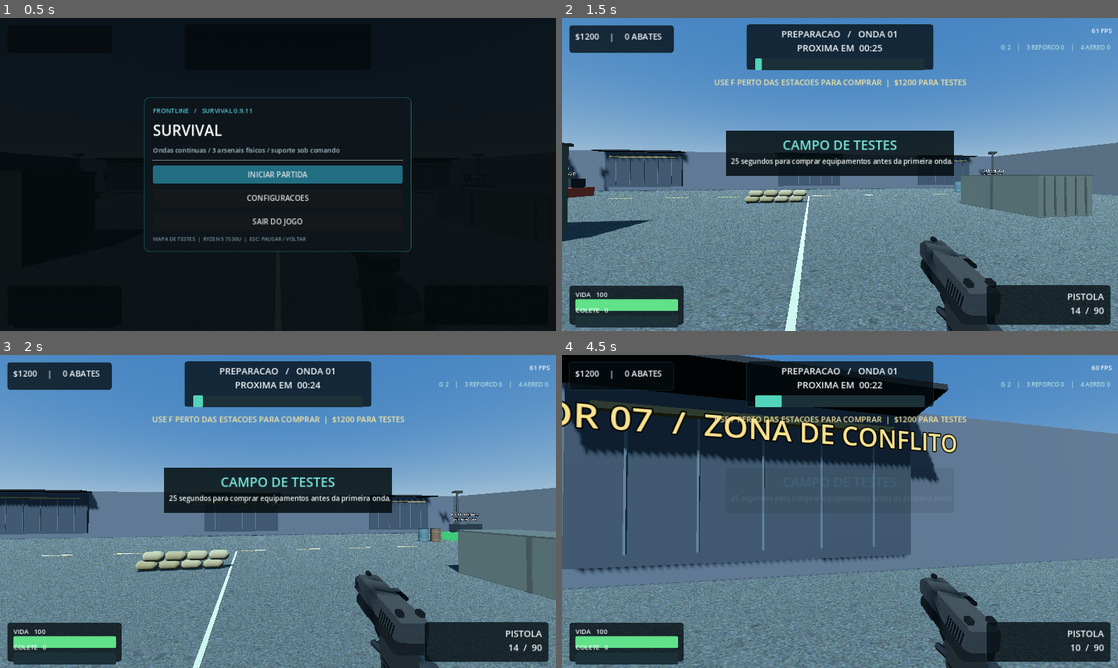
Above: before the commit, frames 1-4 (two rows, left to right).
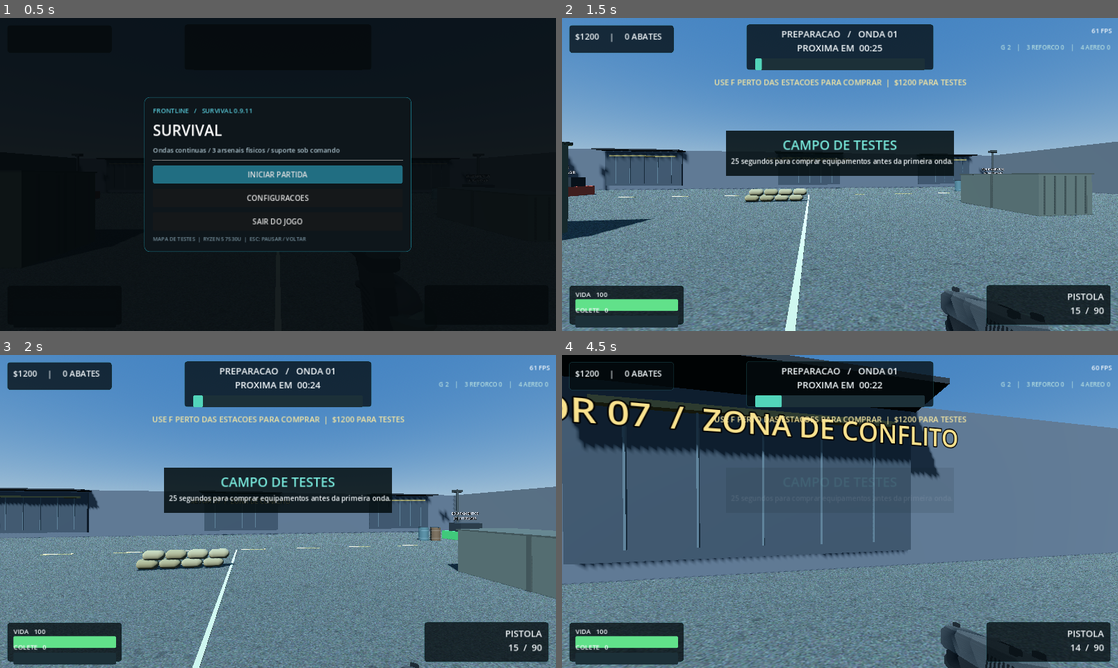
Above: after the commit, the same moments.

Repository: TPollTech/Frontline-Survival
Game: Godot game, scene res://scenes/main.tscn
The game is run twice, just before and just after one commit, with the same random seed, the same clock (stepped at 60 frames per second) and the same inputs.
Inputs (mouse positions are in pixels of both pictures, inside the frame that each line leads up to):
- Up to frame 1 (0.5 s): no input
- Up to frame 2 (1.5 s): click "INICIAR PARTIDA" at 0.5 s; tap Enter at 1.25 s; move the mouse to (867, 174) at 1.27 s; hold W from 1.28 s (still down); hold Shift from 1.28 s (still down); click (867, 174) at 1.42 s
- Up to frame 3 (2 s): keep holding W; keep holding Shift; tap Space at 1.52 s
- Up to frame 4 (4.5 s): keep holding W; move the mouse to (812, 511) at 2.02 s; release Shift at 2.03 s; tap Shift at 2.1, 3.8 s; click (812, 511) at 2.17 s; tap Space at 2.27, 3.77 s; move the mouse to (851, 505) at 2.77 s; hold Shift 2.78-3.53 s; tap Enter at 2.85 s; click (851, 505) at 2.92 s; move the mouse to (834, 517) at 3.52 s; tap Keypad Enter at 3.6 s; click (834, 517) at 3.67 s; move the mouse to (878, 514) at 4.27 s; hold Shift from 4.28 s (still down); tap F at 4.35 s; click (878, 514) at 4.42 s

Frame 1 is identical in both runs. In frame 2, 14% of the frame differs, in the area x 0-100%, y 39-100%; in frame 3, 14%; in frame 4, 18%, in the area x 0-100%, y 0-100%.

Commit message:
feat(fps): corrida tatica com arma abaixada e mao de apoio desacoplada

Diff:
--- a/scripts/player.gd
+++ b/scripts/player.gd
@@ -57,6 +57,9 @@
 var owned_weapons: Array[String] = ["pistol"]
 var weapon_upgrades: Dictionary = {}
 var shot_spread_kick: float = 0.0
+var sprint_blend: float = 0.0
+var left_hand_rig: Node3D
+var active_arm_parent: Node3D
 var invulnerability_timer: float = 0.0
 
 func _ready() -> void:
@@ -134,8 +137,9 @@
         if Input.is_key_pressed(KEY_D): movement.x += 1.0
     movement = movement.normalized()
     var crouching := (Input.is_key_pressed(KEY_C) or Input.is_key_pressed(KEY_CTRL)) and not controls_locked
-    aim = Input.is_mouse_button_pressed(MOUSE_BUTTON_RIGHT) and not controls_locked
-    var sprinting := Input.is_key_pressed(KEY_SHIFT) and movement.y < 0 and not aim and not crouching
+    var sprinting := Input.is_key_pressed(KEY_SHIFT) and movement.y < -0.05 and not crouching and not reloading and not controls_locked
+    sprint_blend = move_toward(sprint_blend, 1.0 if sprinting else 0.0, delta * (5.0 if sprinting else 7.5))
+    aim = Input.is_mouse_button_pressed(MOUSE_BUTTON_RIGHT) and not controls_locked and sprint_blend < 0.20
     var speed := 3.0 if crouching else (8.0 if sprinting else (4.1 if aim else 5.2))
     var world_move := global_transform.basis * Vector3(movement.x, 0, movement.y)
     velocity.x = move_toward(velocity.x, world_move.x * speed, delta * 24.0)
@@ -151,20 +155,21 @@
     var sight_height: float = float({"pistol": 0.121, "smg": 0.232, "rifle": 0.177, "shotgun": 0.140, "lmg": 0.232}.get(weapon_id, 0.20))
     var sight_y := -viewmodel_scale * sight_height
     var gun_target := Vector3(0.0, sight_y, -0.62) if aim else Vector3(0.34, -0.27, -0.63)
+    # A true tactical sprint: lower the rifle, pitch the muzzle down and
+    # let the support arm drop. Smooth transitions prevent camera popping.
+    var running_bob := sin(walk_clock) * 0.023 * sprint_blend
     gun_target.y += sin(walk_clock) * 0.007 * movement.length()
+    gun_target = gun_target.lerp(Vector3(0.49, -0.50 + running_bob, -0.45), sprint_blend)
     recoil = move_toward(recoil, 0.0, delta * 2.0)
     if reloading:
         gun_target.y -= 0.21
         gun_target.x += 0.08
-    elif sprinting:
-        gun_target.y -= 0.10
-        gun_target.x += 0.05
     gun_target.z += recoil
-    gun.position = gun.position.lerp(gun_target, minf(1.0, delta * 14.0))
-    # Oscilacao sutil da arma ao caminhar, correr e apontar.
+    gun.position = gun.position.lerp(gun_target, minf(1.0, delta * 13.0))
     var sway_strength := (0.006 if aim else 0.018) * movement.length()
-    gun.rotation.z = lerpf(gun.rotation.z, sin(walk_clock * 0.5) * sway_strength, minf(1.0, delta * 10.0))
-    gun.rotation.x = lerpf(gun.rotation.x, (0.12 if sprinting else 0.0) + cos(walk_clock) * sway_strength, minf(1.0, delta * 9.0))
+    gun.rotation.z = lerpf(gun.rotation.z, -0.28 * sprint_blend + sin(walk_clock * 0.5) * (sway_strength + sprint_blend * 0.022), minf(1.0, delta * 11.0))
+    gun.rotation.y = lerpf(gun.rotation.y, 0.14 * sprint_blend, minf(1.0, delta * 10.0))
+    gun.rotation.x = lerpf(gun.rotation.x, -0.48 * sprint_blend + cos(walk_clock) * (sway_strength + sprint_blend * 0.035), minf(1.0, delta * 10.0))
     _animate_viewmodel(delta, sprinting)
     # Automáticas continuam disparando enquanto o botão permanece pressionado.
     if not controls_locked and Input.get_mouse_mode() == Input.MOUSE_MODE_CAPTURED:
@@ -203,7 +208,7 @@
                 switch_weapon("pistol")
 
 func shoot() -> void:
-    if dead or controls_locked or reloading or fire_timer > 0.0:
+    if dead or controls_locked or reloading or sprint_blend > 0.22 or fire_timer > 0.0:
         return
     if magazines[weapon_id] <= 0:
         start_reload()
@@ -444,9 +449,15 @@
     var long_gun := weapon_id != "pistol"
     var grip_z: float = viewmodel_depth + viewmodel_scale * (0.035 if weapon_id == "pistol" else 0.16)
     var support_z: float = viewmodel_depth + viewmodel_scale * float({"smg": -0.39, "rifle": -0.48, "shotgun": -0.43, "lmg": -0.55}.get(weapon_id, -0.40))
+    active_arm_parent = hand_rig
     _add_first_person_arm(Vector3(0.30, -0.53, 0.52), Vector3(0.070, -0.18, grip_z), true)
+    left_hand_rig = Node3D.new()
+    left_hand_rig.name = "SupportArm"
+    hand_rig.add_child(left_hand_rig)
     if long_gun:
+        active_arm_parent = left_hand_rig
         _add_first_person_arm(Vector3(-0.36, -0.54, 0.37), Vector3(-0.075, -0.13, support_z), false)
+    active_arm_parent = hand_rig
     var muzzle_z: float = viewmodel_depth + viewmodel_scale * float({"pistol": -0.29, "smg": -0.69, "rifle": -0.95, "shotgun": -1.04, "lmg": -1.13}.get(weapon_id, -0.69))
     var muzzle_height := float({"pistol": 0.061, "rifle": 0.039, "shotgun": 0.065}.get(weapon_id, 0.018))
     muzzle_flash.position = Vector3(0, viewmodel_scale * muzzle_height, muzzle_z)
@@ -484,6 +495,15 @@
     var hand_target := Vector3(0.0, -0.07 * mag_out, 0.0)
     hand_rig.position = hand_rig.position.lerp(hand_target, minf(1.0, delta * 16.0))
     hand_rig.rotation.z = lerpf(hand_rig.rotation.z, 0.12 * mag_out, minf(1.0, delta * 15.0))
+    if is_instance_valid(left_hand_rig):
+        # Support hand releases the fore-end during sprint instead of being
+        # glued to the weapon in an accelerated walking pose.
+        left_hand_rig.position = left_hand_rig.position.lerp(
+            Vector3(-0.08, -0.16, 0.15) * sprint_blend, minf(1.0, delta * 11.0)
+        )
+        left_hand_rig.rotation.z = lerpf(
+            left_hand_rig.rotation.z, -0.15 * sprint_blend, minf(1.0, delta * 11.0)
+        )
 
 func _arm_piece(shape: Mesh, at: Vector3, tint: Color, rotation: Vector3 = Vector3.ZERO) -> MeshInstance3D:
     var part := MeshInstance3D.new()
@@ -494,7 +514,7 @@
     material.albedo_color = tint
     material.roughness = 0.84
     part.material_override = material
-    hand_rig.add_child(part)
+    active_arm_parent.add_child(part)
     return part
 
 func _arm_link(start: Vector3, finish: Vector3, top_radius: float, bottom_radius: float, tint: Color) -> void:
